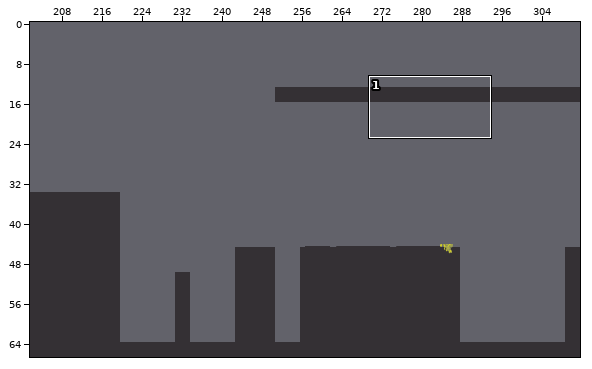
Two states of a Tiled map, assets/tilemaps/Alpha1.tmx. The first picture is a wide view before the edit; the outline marks the close-up.
Close-up. Before the commit:
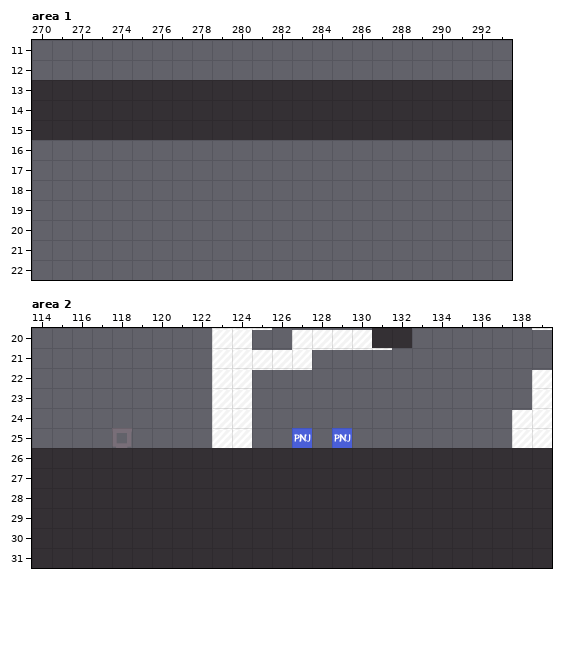
Cells are 64x64 px. Shown: area 1 x 270..293, y 11..22; area 2 x 114..139, y 20..31. The commit also changed other parts of the map, which this record leaves out. Layer "Herbes" is drawn 0,-16 px off the grid.
And afterwards:
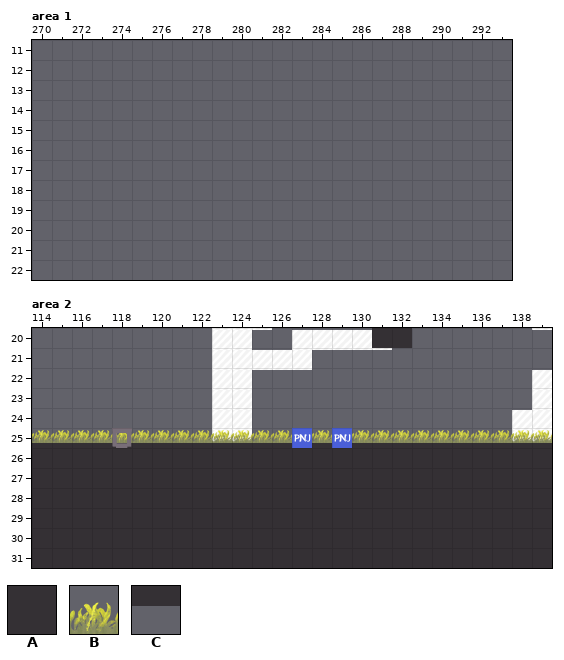
Key: from "Alpha_test1": A 116; from "HERBES": B 813, C 855.
_ is an empty cell.
Tiles replaced or removed in this view: A.
The edit:
Changed rows in their new state; . is an unchanged cell.
Layer "Sol", area 1:
first column x 270:
13 ________________________
14 ________________________
15 ________________________
Layer "Herbes", area 2:
first column x 114:
25 BBBBBBBBBBBBB.B.BBBBBBBBBB
26 CCCCCCCCCCCCC.C.CCCCCCCCCC
